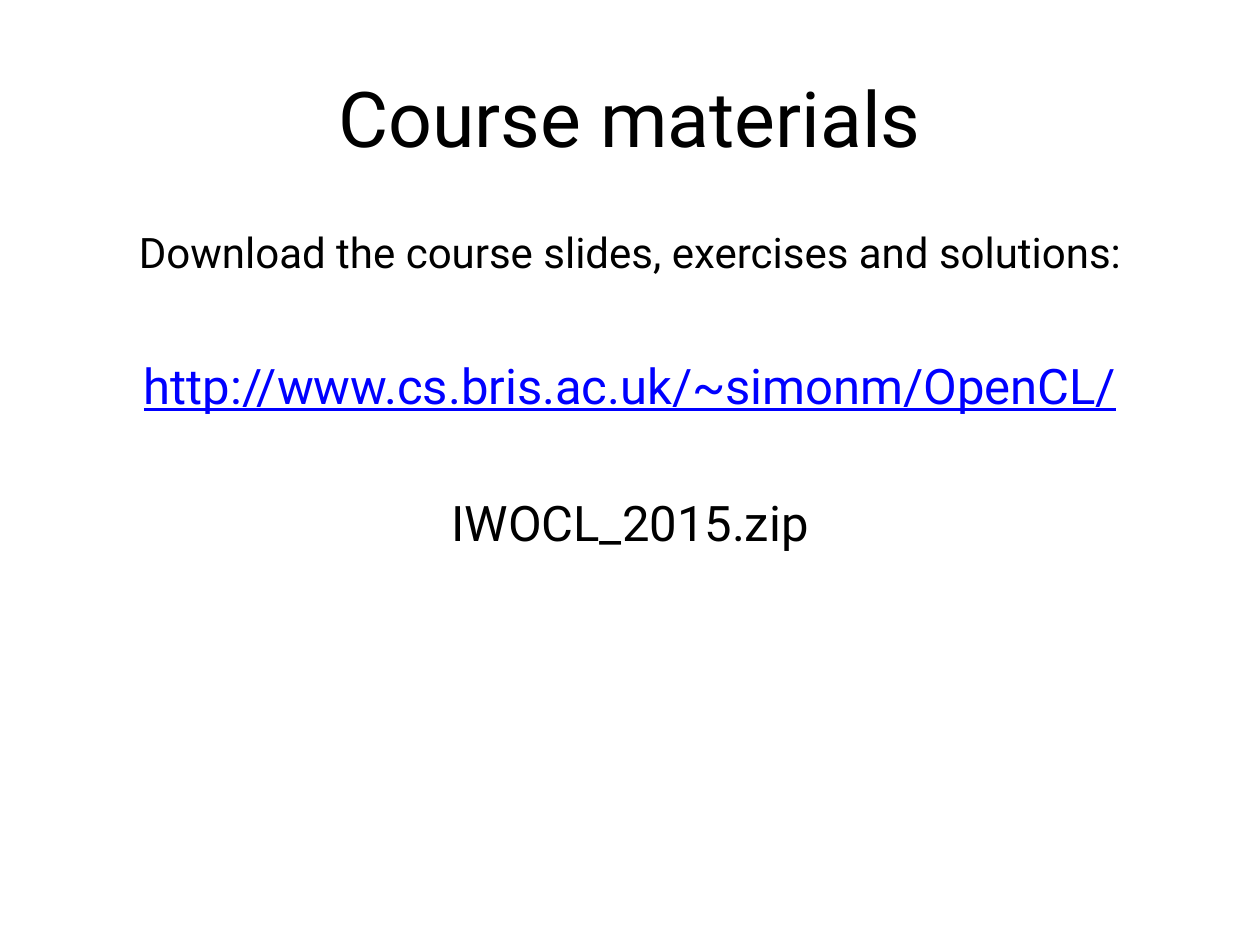
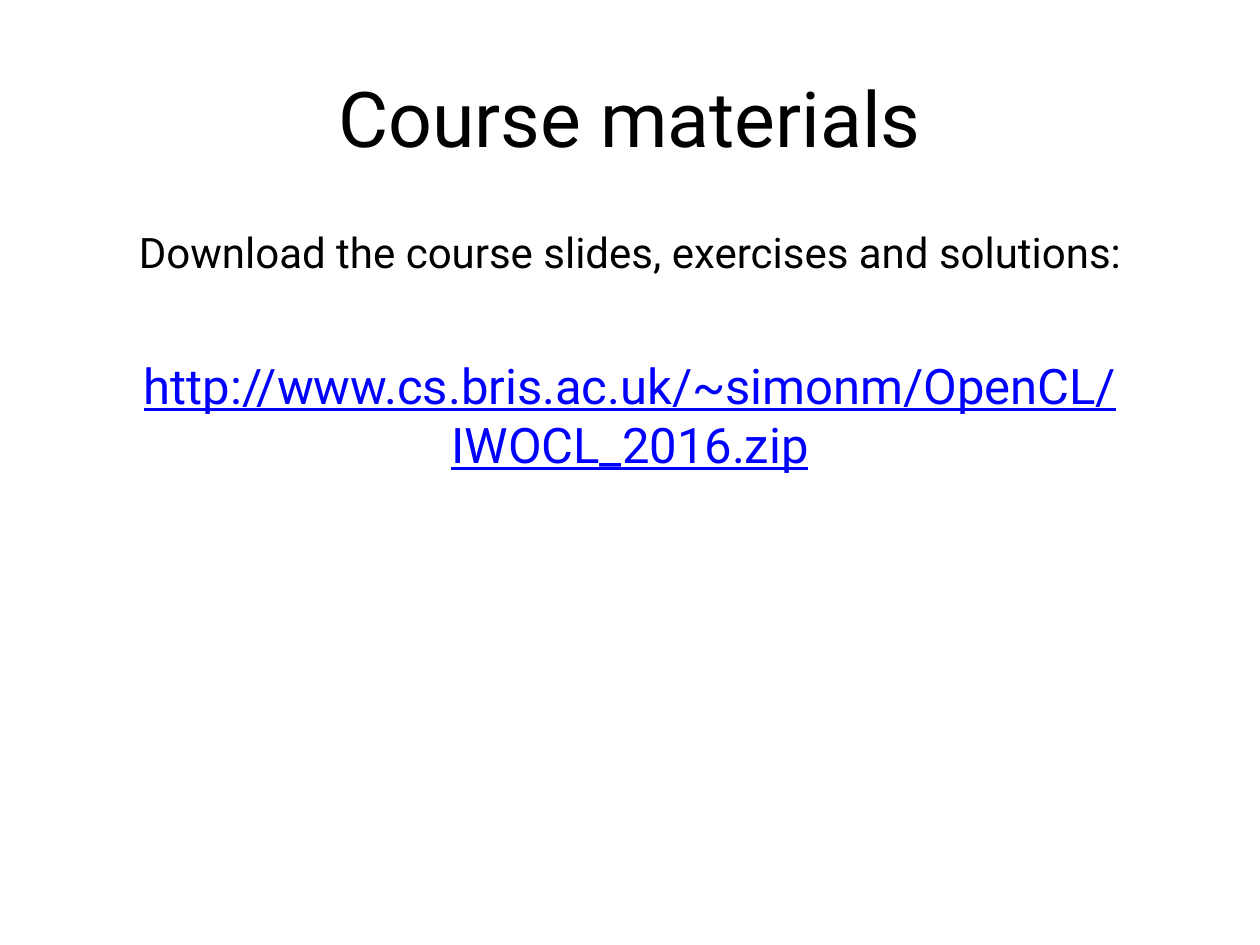
Before and after one commit to UoB-HPC/opencl-training-code, a slide deck: slide 2 of slides/advanced_intro.pptx. Drawn at 1260x945 pixels with LibreOffice and Linux fonts; fonts in the diff are those of the drawing. Boxes give left, top, right and bottom in pixels: in the first picture for what was removed or moved away, otherwise in the second. Text is boxed around its words. In the diff, an @@ line names an element or a change of style, - is before the commit and + after.

```diff
--- a/slides/advanced_intro.pptx
+++ b/slides/advanced_intro.pptx
@@ text at (x1=144, y1=367, x2=1116, y2=473): text changed @@
-http://www.cs.bris.ac.uk/~simonm/OpenCL/
-IWOCL_2015.zip
+http://www.cs.bris.ac.uk/~simonm/OpenCL/IWOCL_2016.zip
```
Also in this commit, not shown: 3 other slides changed.
